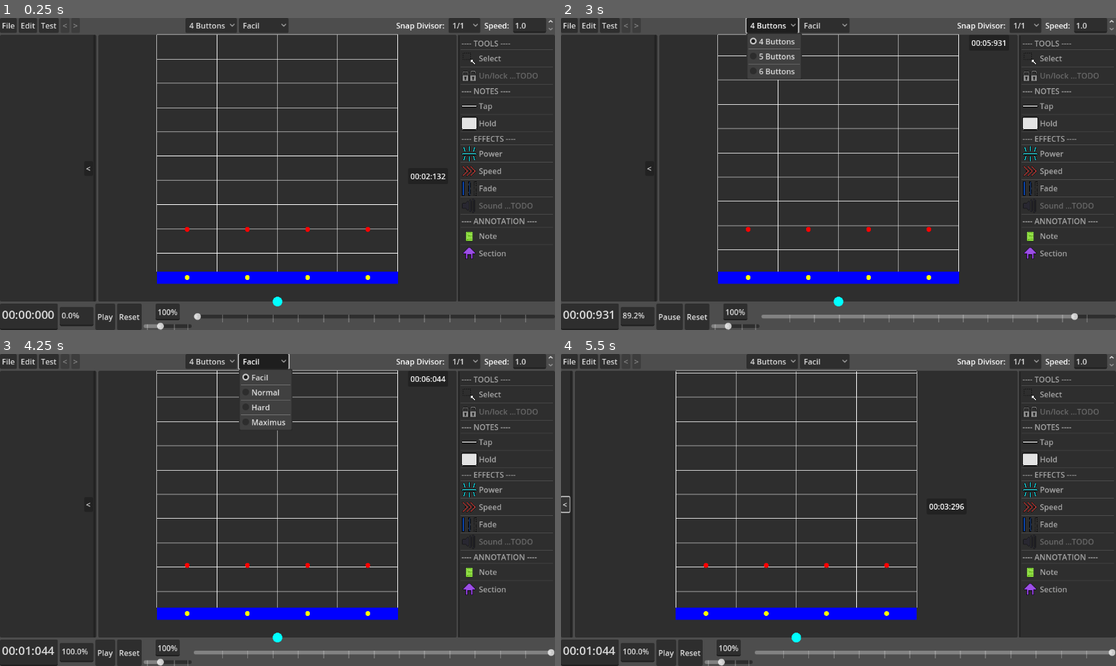
Above: before the commit, frames 1-4 (two rows, left to right).
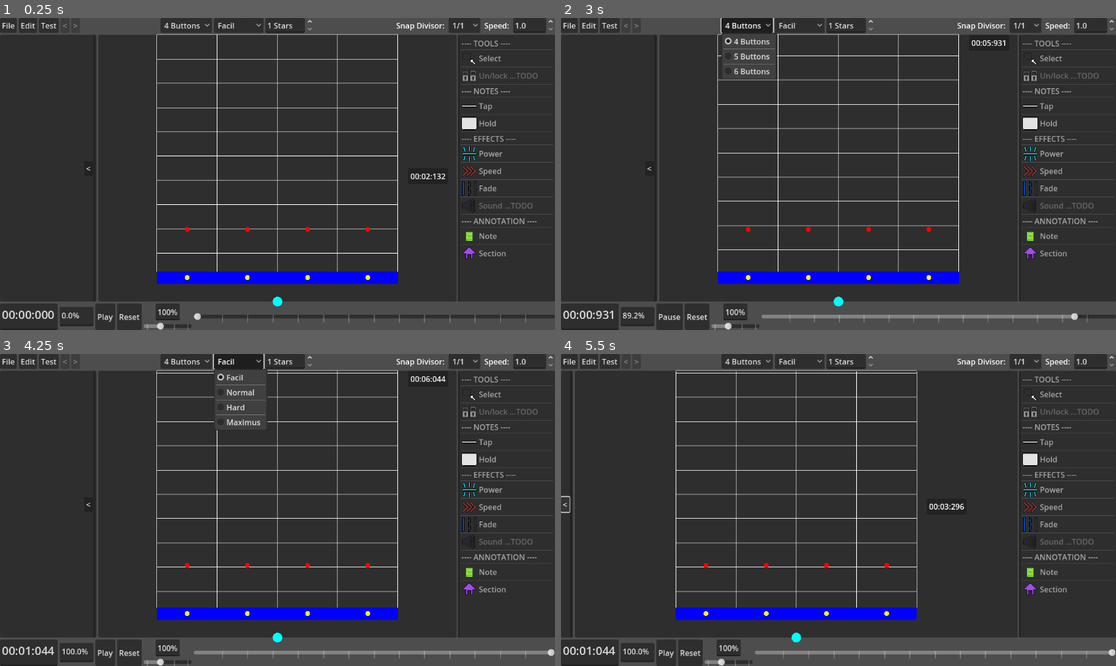
Above: after the commit, the same moments.

Repository: NothermanVEVO/June
Game: Godot game, scene res://Editor/Editor Composer.tscn
Two runs of this game, one before a commit and one after it. Both use one fixed random seed, a clock stepped at 60 frames per second and the inputs below. This scene is started directly instead of the project's main scene. Sound files missing from this copy of the repository are replaced by a short silence.
Inputs:
- Up to frame 1 (0.25 s): no input
- Up to frame 2 (3 s): click "Play" at 0.5 s; click "Test" at 1.25 s; click "Play" at 2 s; click "4 Buttons" at 2.75 s
- Up to frame 3 (4.25 s): click "Facil" at 3.5 s
- Up to frame 4 (5.5 s): click "1/1" at 4.25 s; click "<" at 5 s

The runs differ from the first frame. In frame 1, 0.5% of the frame differs, in the area x 28-57%, y 0-5%; in frame 2, 1.1%; in frame 3, 1.2%, in the area x 28-57%, y 0-25%; in frame 4, 0.5%.

Commit message:
2025/08/31 - 002
- Changed name from the script from Game to GameEditor.
- Added stars to be complementary to the difficulty.

Bug fix:
- Solved a bug where the saved song map wouldn't be saved if the undo or redo action was made.

Diff:
--- a/beat-the-beat/Editor/Editor Composer.tscn
+++ b/beat-the-beat/Editor/Editor Composer.tscn
@@ -4,7 +4,7 @@
 [ext_resource type="Script" uid="uid://re8yk5328yco" path="res://Editor/MenuBar/EditorMenuBar.gd" id="1_p8fip"]
 [ext_resource type="Script" uid="uid://jr7inyppvgoi" path="res://Editor/GameComponentsList.gd" id="1_sakc5"]
 [ext_resource type="Script" uid="uid://bbuinuyr63r63" path="res://Editor/MenuBar/Menu.gd" id="2_bnevv"]
-[ext_resource type="Script" uid="uid://b5sxt0fdx3nd3" path="res://Editor/Game.gd" id="2_d6op5"]
+[ext_resource type="Script" uid="uid://b5sxt0fdx3nd3" path="res://Editor/GameEditor.gd" id="2_d6op5"]
 [ext_resource type="Script" uid="uid://b2vfybh62v642" path="res://Editor/MenuBar/Edit.gd" id="2_qj7uo"]
 [ext_resource type="Script" uid="uid://cr1l58jmclcj" path="res://Editor/SoundBoard.gd" id="3_ty45h"]
 [ext_resource type="AudioStream" uid="uid://bmdadx4pafmd6" path="res://Sound Test Sample/Brutal, acabou pro beta versão globo.mp3" id="5_d6op5"]
@@ -127,6 +127,14 @@
 popup/item_5/separator = true
 popup/item_6/text = "Maximus"
 popup/item_6/id = 3
+
+[node name="Stars" type="SpinBox" parent="MenuBar/FlowContainer2"]
+custom_minimum_size = Vector2(100, 0)
+layout_mode = 2
+min_value = 1.0
+max_value = 30.0
+value = 1.0
+suffix = "Stars"
 
 [node name="FlowContainer" type="FlowContainer" parent="MenuBar"]
 layout_mode = 2
@@ -394,6 +402,7 @@
 [connection signal="pressed" from="MenuBar/Redo" to="MenuBar" method="_on_redo_pressed"]
 [connection signal="item_selected" from="MenuBar/FlowContainer2/Gear Type" to="MenuBar" method="_on_gear_type_item_selected"]
 [connection signal="item_selected" from="MenuBar/FlowContainer2/Difficulty" to="MenuBar" method="_on_difficulty_item_selected"]
+[connection signal="value_changed" from="MenuBar/FlowContainer2/Stars" to="MenuBar" method="_on_stars_value_changed"]
 [connection signal="item_selected" from="MenuBar/FlowContainer/SnapDivisor" to="MenuBar" method="_on_snap_divisor_item_selected"]
 [connection signal="value_changed" from="MenuBar/FlowContainer/Speed" to="MenuBar" method="_on_speed_value_changed"]
 [connection signal="pressed" from="Middle/Sound Components List/Close Button" to="Middle/Sound Components List" method="_on_close_button_pressed"]
--- a/beat-the-beat/Editor/MenuBar/EditorMenuBar.gd
+++ b/beat-the-beat/Editor/MenuBar/EditorMenuBar.gd
@@ -6,11 +6,14 @@
 static var _snap_divisor_value : int = 1
 enum Divisors{ONE = 1, TWO = 2, FOUR = 4, EIGHT = 8, TWELVE = 12, SIXTEEN = 16}
 
-@onready var _gear_type := $"FlowContainer2/Gear Type"
+@onready var _gear_type : OptionButton = $"FlowContainer2/Gear Type"
 static var _gear_type_value : int = 4
 
 @onready var _difficulty := $FlowContainer2/Difficulty
 static var _difficulty_type_value : int = 0
+
+@onready var _stars := $FlowContainer2/Stars
+static var _stars_value : int = 1
 
 @onready var undo : Button = $Undo
 @onready var redo : Button = $Redo
@@ -96,6 +99,8 @@
 	if _undo_song_maps.is_empty():
 		undo.disabled = true
 
+	_memory_save_song_map()
+
 func _on_redo_pressed() -> void:
 	if _redo_song_maps.is_empty(): # SHOULDN'T ENTER HERE...
 		undo.disabled = true
@@ -110,10 +115,14 @@
 	if _redo_song_maps.is_empty():
 		redo.disabled = true
 
+	_memory_save_song_map()
+
 func _on_gear_type_item_selected(index: int) -> void:
 	_memory_save_song_map()
 
 	_gear_type_value = _gear_type.get_item_id(index)
+	_stars_value = 1
+	_stars.value = _stars_value
 
 	for sound_map in _saved_song_maps:
 		if sound_map.gear_type == _gear_type_value and sound_map.difficulty == _difficulty_type_value:
@@ -127,6 +136,8 @@
 	_memory_save_song_map()
 
 	_difficulty_type_value = _difficulty.get_item_id(index)
+	_stars_value = 1
+	_stars.value = _stars_value
 
 	for sound_map in _saved_song_maps:
 		if sound_map.gear_type == _gear_type_value and sound_map.difficulty == _difficulty_type_value:
@@ -136,6 +147,9 @@
 
 	game.set_gear(_gear_type_value)
 
+func _on_stars_value_changed(value: float) -> void:
+	_stars_value = roundi(value)
+
 func _memory_save_song_map() -> void:
 	var song_map := to_resource()
 
@@ -155,7 +169,7 @@
 	for long_note in game.gear.get_all_long_notes():
 		long_notes_resource.append(long_note.to_resource())
 
-	return SongMap.new(game.gear.get_type(), _difficulty_type_value, notes_resource, long_notes_resource)
+	return SongMap.new(game.gear.get_type(), _difficulty_type_value, _stars_value, notes_resource, long_notes_resource)
 
 func load_song_map(song_map : SongMap) -> void:
 	_difficulty.select(_difficulty.get_item_index(song_map.difficulty))
@@ -163,6 +177,10 @@
 
 	game.set_gear(song_map.gear_type)
 	_gear_type_value = song_map.gear_type
+	_gear_type.select(_gear_type.get_item_index(_gear_type_value))
+
+	_stars_value = song_map.stars
+	_stars.value = _stars_value
 
 	var notes : Array = song_map.notes
 	game._selected_notes.clear()
@@ -250,7 +268,7 @@
 			for s_map in _saved_song_maps:
 				if s_map.difficulty == _transfer_to_difficulty:
 					@warning_ignore("int_as_enum_without_cast", "int_as_enum_without_match")
-					var copy_map := SongMap.new(0, 0, [], [])
+					var copy_map := SongMap.new(0, 0, 0, [], [])
 					copy_map.copy_song_map(s_map)
 					copy_map.difficulty = song_map.difficulty
 
--- a/beat-the-beat/Resources/SongMap.gd
+++ b/beat-the-beat/Resources/SongMap.gd
@@ -6,19 +6,22 @@
 
 var gear_type : int ## Gear.Type
 var difficulty : int ## Difficulty
+var stars : int
 var notes : Array[NoteResource]
 var long_notes : Array[LongNoteResource]
 
 @warning_ignore("shadowed_variable")
-func _init(gear_type : Gear.Type, difficulty : Difficulty, notes : Array[NoteResource], long_notes : Array[LongNoteResource]) -> void:
+func _init(gear_type : Gear.Type, difficulty : Difficulty, stars : int, notes : Array[NoteResource], long_notes : Array[LongNoteResource]) -> void:
 	self.gear_type = gear_type
 	self.difficulty = difficulty
+	self.stars = stars
 	self.notes = notes
 	self.long_notes = long_notes
 
 func copy_song_map(song_map : SongMap) -> void:
 	self.gear_type = song_map.gear_type
 	self.difficulty = song_map.difficulty
+	self.stars = song_map.stars
 	self.notes = song_map.notes
 	self.long_notes = song_map.long_notes
 
Renamed: beat-the-beat/Editor/Game.gd -> beat-the-beat/Editor/GameEditor.gd
Renamed: beat-the-beat/Editor/Game.gd.uid -> beat-the-beat/Editor/GameEditor.gd.uid
